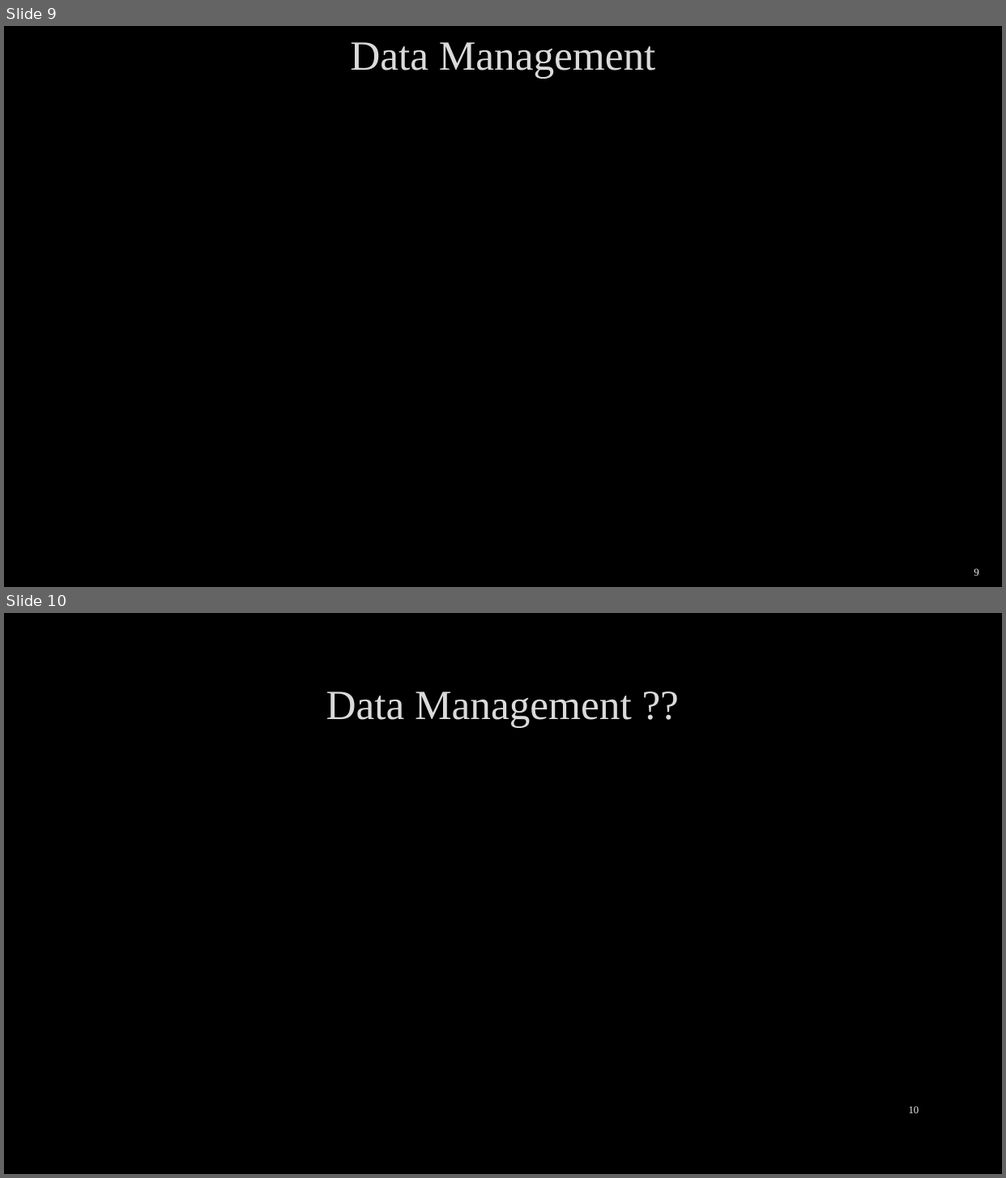
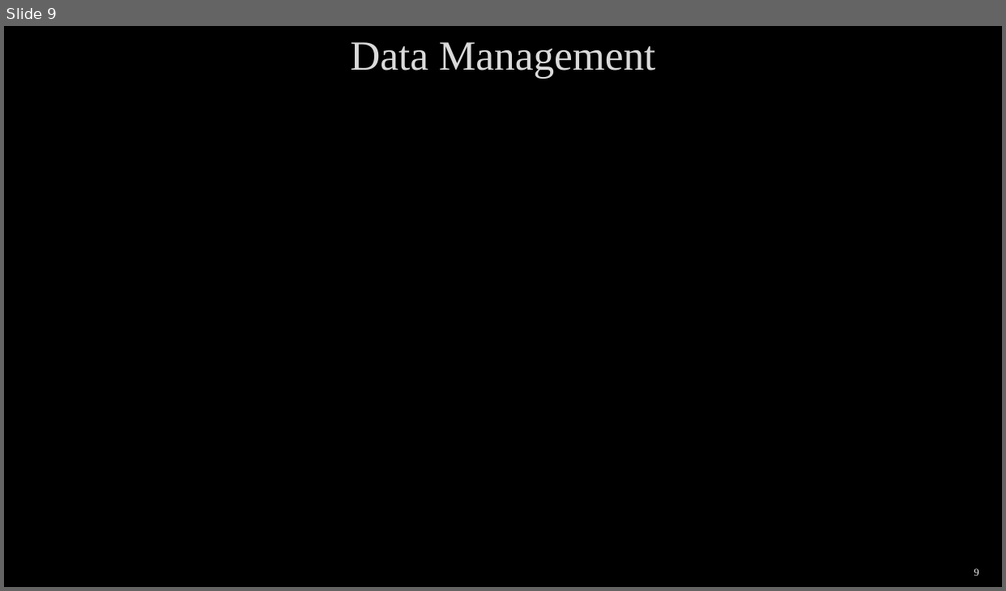
Before and after one commit to arocho032/CEN4010-Team-5, a slide deck: specifications/deliv3/SOS Deliverable Final Presentation.pptx. Shown one above the other, each under a label of ours: slides 9 and 10 before the commit, slide 9 after it. The pictures are 1006x1178 and 1006x591 pixels, drawn with LibreOffice and Linux fonts; fonts in the diff are those of the drawing; background and template pictures are left out. Boxes give left, top, right and bottom in pixels: in the first picture for what was removed or moved away, otherwise in the second. Text is boxed around its words. In the diff, an @@ line names an element or a change of style, - is before the commit and + after.

Commit message:
Pushing in new changes to ppt and FSD (added images for class diagrams.

```diff
--- a/specifications/deliv3/SOS Deliverable Final Presentation.pptx
+++ b/specifications/deliv3/SOS Deliverable Final Presentation.pptx
@@ slide 10 removed at box(4, 613, 1002, 1174), background picture (left out) @@
@@ title removed at box(326, 692, 632, 727) @@
-Data Management ??
@@ page number removed at box(909, 1106, 919, 1114) @@
-10
```
Also in this commit, not shown: 1 other file.
